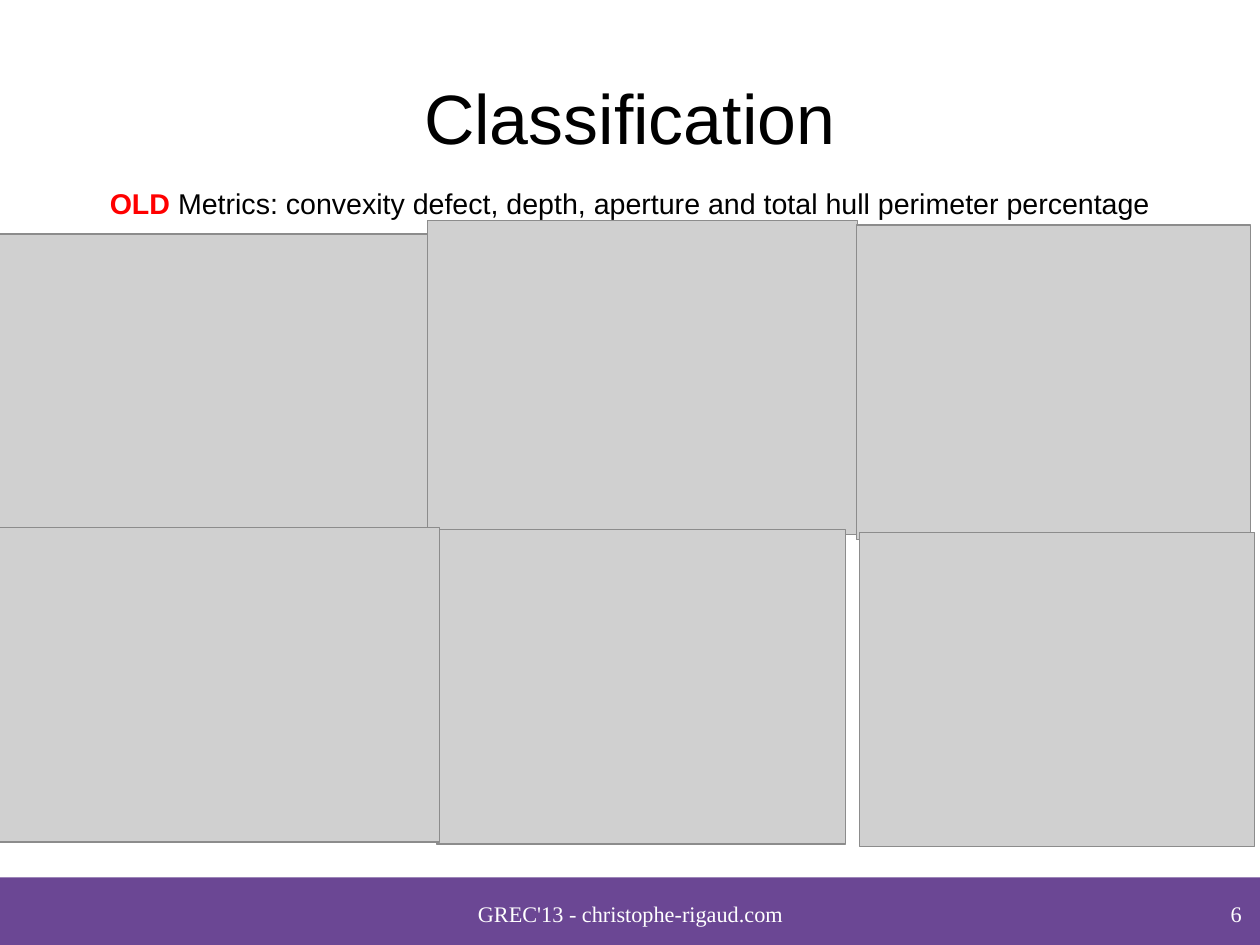
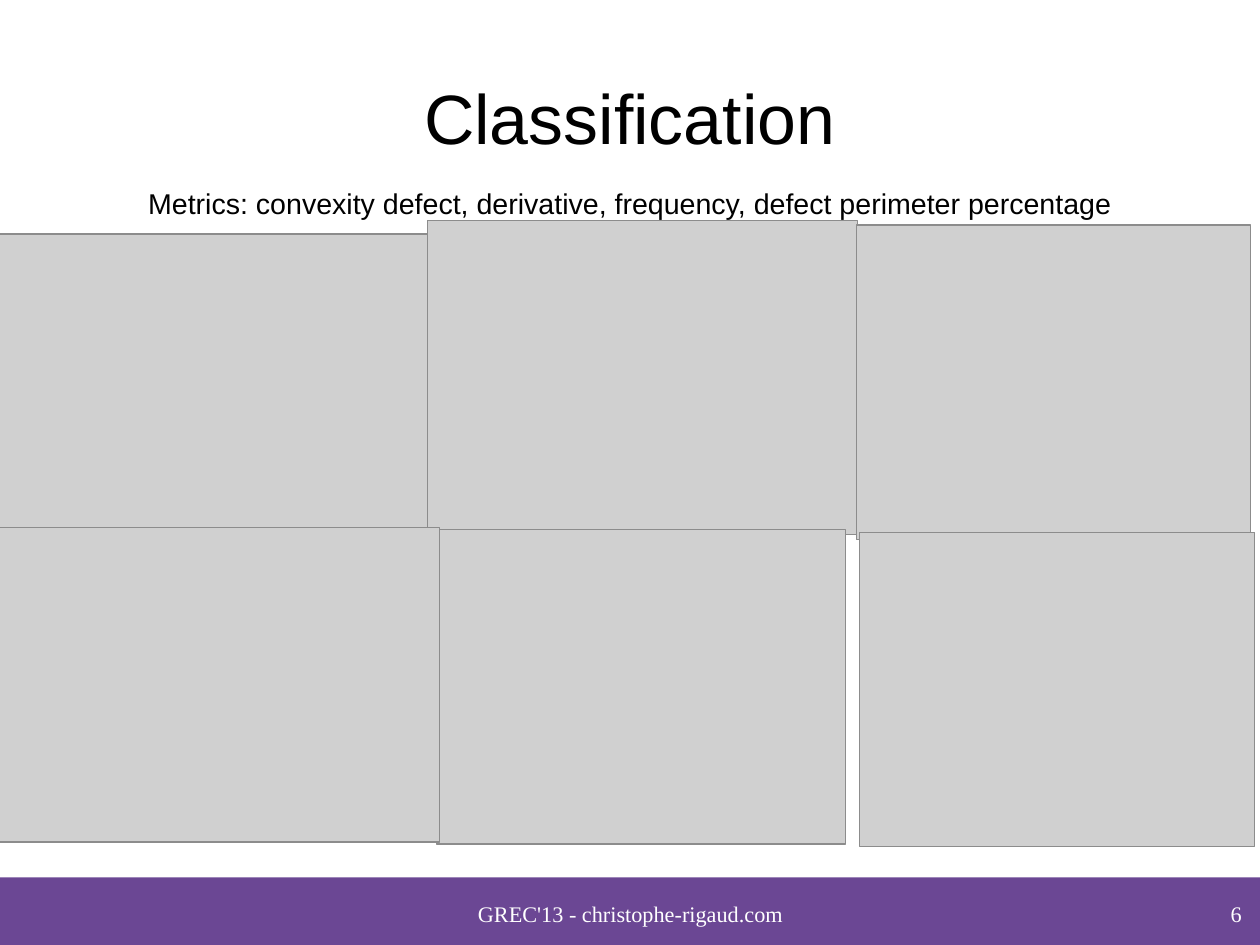
Before and after one commit to crigaud/publication, a slide deck: slide 6 of 2013/GREC/speech_balloon_contour_classification_in_comics/presentation/2013_Rigaud_Speech_balloon_contour_classification_in_comics.odp. Drawn at 1260x945 pixels with LibreOffice and Linux fonts; fonts in the diff are those of the drawing; grey boxes stand for pictures; background and template pictures are left out. Boxes give left, top, right and bottom in pixels: in the first picture for what was removed or moved away, otherwise in the second. Text is boxed around its words. In the diff, an @@ line names an element or a change of style, - is before the commit and + after.

```diff
--- a/2013/GREC/speech_balloon_contour_classification_in_comics/presentation/2013_Rigaud_Speech_balloon_contour_classification_in_comics.odp
+++ b/2013/GREC/speech_balloon_contour_classification_in_comics/presentation/2013_Rigaud_Speech_balloon_contour_classification_in_comics.odp
@@ text at (148, 193, 1111, 219): text changed @@
-OLD Metrics: convexity defect, depth, aperture and total hull perimeter percentage
+Metrics: convexity defect, derivative, frequency, defect perimeter percentage
```
Also in this commit, not shown: 5 other slides changed, 2 other files.
